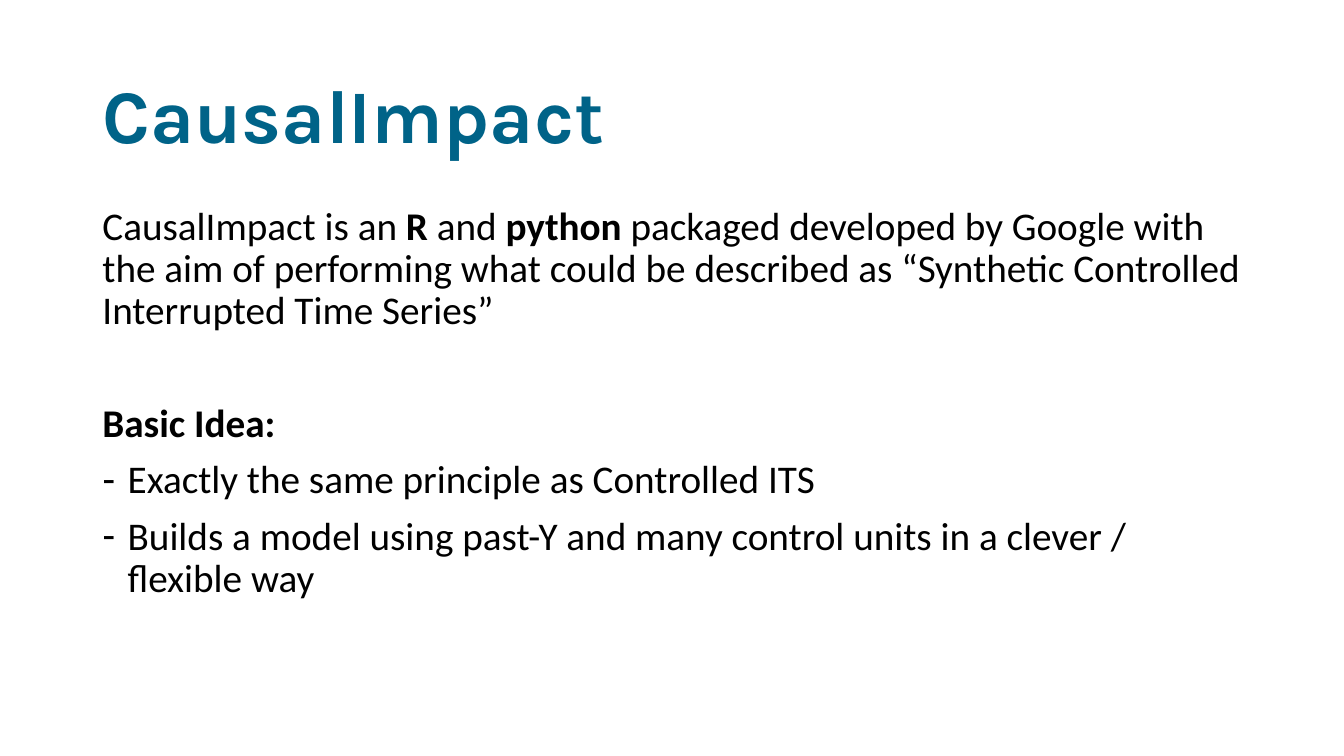
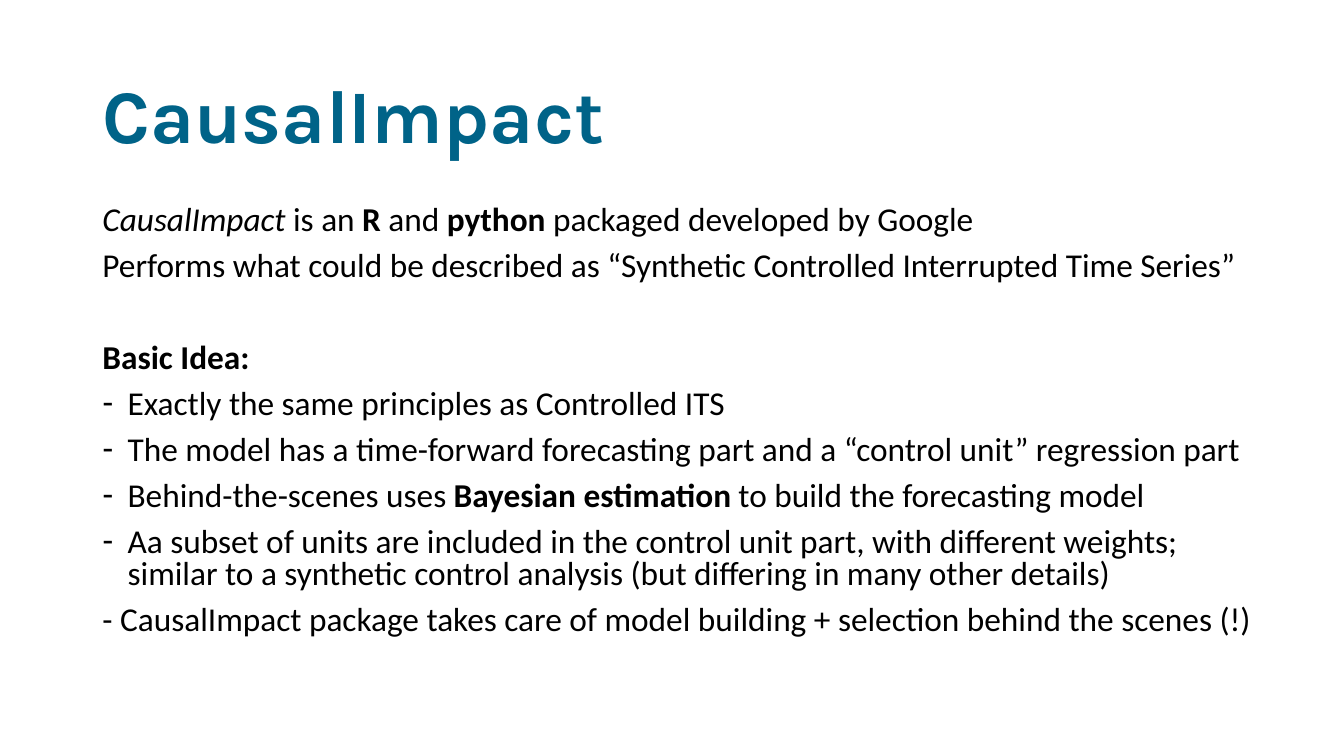
Before and after one commit to sodascience/workshop_causal_impact_assessment, a slide deck: slide 20 of lectures/04_causal_impact/causal_impact.pptx. Drawn at 1344x756 pixels with LibreOffice and Linux fonts; fonts in the diff are those of the drawing. Boxes give left, top, right and bottom in pixels: in the first picture for what was removed or moved away, otherwise in the second. Text is boxed around its words. In the diff, an @@ line names an element or a change of style, - is before the commit and + after.

Commit message:
first draft its and causal impact lecture, small changes elsewhere

```diff
--- a/lectures/04_causal_impact/causal_impact.pptx
+++ b/lectures/04_causal_impact/causal_impact.pptx
@@ text at [102,207,1235,283]: text changed; size 28 to 23.8 pt @@
-CausalImpact is an R and python packaged developed by Google with the aim of performing what could be described as “Synthetic Controlled Interrupted Time Series”
+CausalImpact is an R and python packaged developed by Google
+Performs what could be described as “Synthetic Controlled Interrupted Time Series”
@@ text at [102,345,249,370]: size 28 to 23.8 pt in "Basic Idea:"; line spacing 0.9 to 0.8 @@
@@ text at [120,392,1239,637]: text changed; size 28 to 23.8 pt @@
-– Exactly the same principle as Controlled ITS
-– Builds a model using past-Y and many control units in a clever / flexible way
+– Exactly the same principles as Controlled ITS
+– The model has a time-forward forecasting part and a “control unit” regression part
+– Behind-the-scenes uses Bayesian estimation to build the forecasting model
+– Aa subset of units are included in the control unit part, with different weights; similar to a synthetic control analysis (but differing in many other details)
+- CausalImpact package takes care of model building + selection behind the scenes (!)
```
Also in this commit, not shown: 3 other slides changed, 3 slides added, 5 slides removed, 5 other files.
